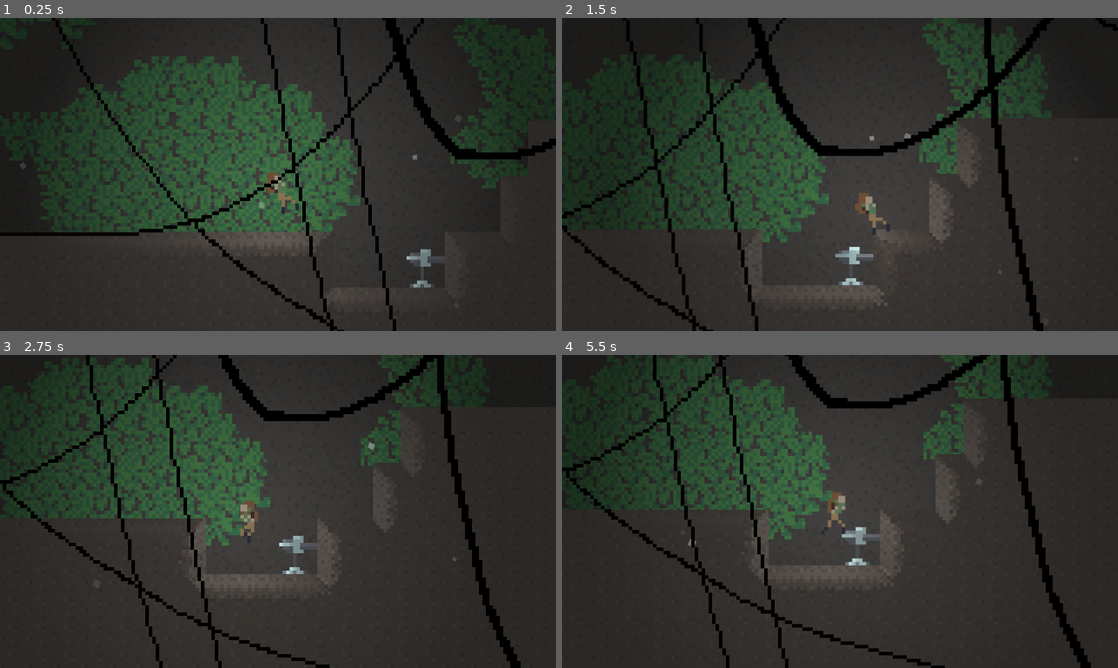
Above: before the commit, frames 1-4 (two rows, left to right).
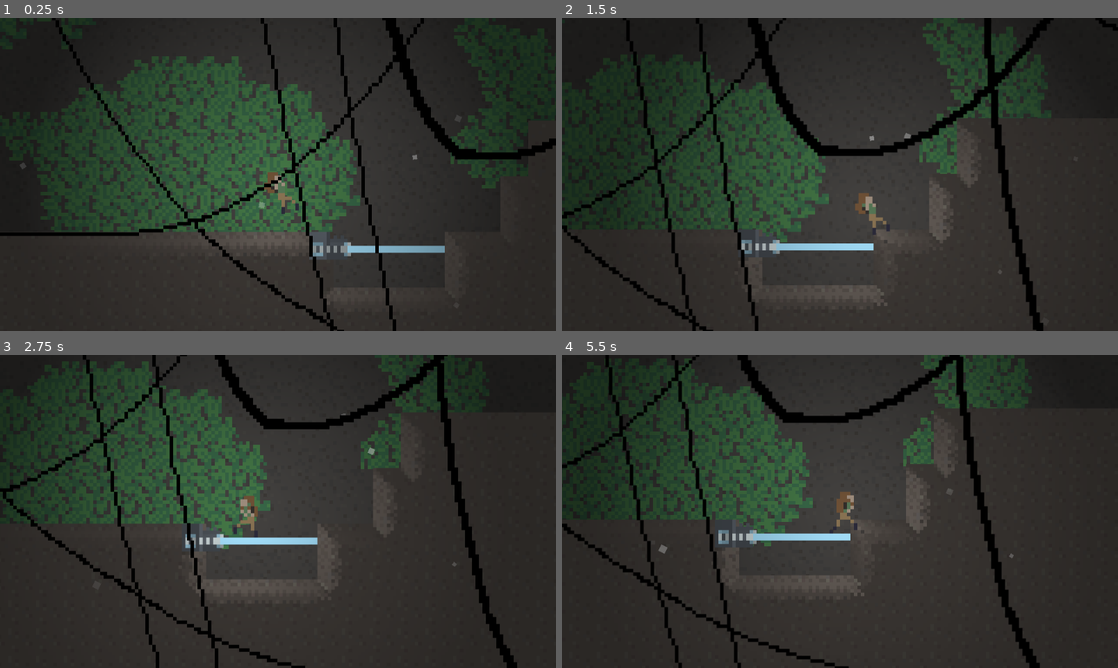
Above: after the commit, the same moments.

Repository: EpicBettaFish/trijam314
Game: Godot game, scene res://scenes/rowanTestScene.tscn
Same seed, same stepped clock (60 frames per second), same inputs: the game is played once before the commit and once after it. The project has no main scene, so this scene is started directly.
Inputs:
- Up to frame 1 (0.25 s): no input
- Up to frame 2 (1.5 s): hold D (right) from 0.53 s (still down); tap Up (jump) at 0.77 s
- Up to frame 3 (2.75 s): tap Up (jump) at 1.52 s; release D (right) at 2.03 s; hold Left (left) from 2.03 s (still down)
- Up to frame 4 (5.5 s): release Left (left) at 2.78 s; hold D (right) 2.78-4.28 s; tap Up (jump) at 3.02, 3.77, 4.52 s; hold Left (left) 4.28-5.03 s; hold D (right) from 5.03 s (still down)

The runs differ from the first frame. In frame 1, 1.0% of the frame differs, in the area x 55-80%, y 68-87%; in frame 2, 0.9%; in frame 3, 12%; in frame 4, 19%, in the area x 0-96%, y 0-100%.

Commit message:
bridge generator visuals

Diff:
--- a/scenes/bridgeProjector.tscn
+++ b/scenes/bridgeProjector.tscn
@@ -1,15 +1,15 @@
 [gd_scene load_steps=7 format=3 uid="uid://co2uejkkf3y16"]
 
 [ext_resource type="Script" uid="uid://bmb8ogv330wpp" path="res://scripts/bridgeProjector.gd" id="1_rt7e1"]
-[ext_resource type="Texture2D" uid="uid://dt1ehpsnwedgx" path="res://assets/sprites/turret.png" id="2_o3qgf"]
-[ext_resource type="Texture2D" uid="uid://bcxw4lj2gyotj" path="res://assets/sprites/turret_norm.png" id="3_jpdkx"]
+[ext_resource type="Texture2D" uid="uid://dfw7vusj6qakf" path="res://assets/sprites/bridge_generator.png" id="2_rt7e1"]
+[ext_resource type="Texture2D" uid="uid://c1g4igwqvune5" path="res://assets/sprites/bridge_generator_normal.png" id="3_rt7e1"]
 
 [sub_resource type="CanvasTexture" id="CanvasTexture_485p4"]
-diffuse_texture = ExtResource("2_o3qgf")
-normal_texture = ExtResource("3_jpdkx")
+diffuse_texture = ExtResource("2_rt7e1")
+normal_texture = ExtResource("3_rt7e1")
 
 [sub_resource type="RectangleShape2D" id="RectangleShape2D_x3mc5"]
-size = Vector2(11, 11)
+size = Vector2(11, 8)
 
 [sub_resource type="RectangleShape2D" id="RectangleShape2D_485p4"]
 size = Vector2(1, 2)
@@ -18,18 +18,24 @@
 script = ExtResource("1_rt7e1")
 
 [node name="Sprite2D" type="Sprite2D" parent="."]
-position = Vector2(0, -6)
+position = Vector2(1, -6)
 texture = SubResource("CanvasTexture_485p4")
-flip_h = true
+hframes = 2
+frame = 1
 
 [node name="CollisionShape2D" type="CollisionShape2D" parent="."]
-position = Vector2(0.5, -5.5)
+position = Vector2(0.5, -4)
 shape = SubResource("RectangleShape2D_x3mc5")
 
 [node name="Raycast" type="RayCast2D" parent="."]
-position = Vector2(0, -8)
+position = Vector2(0, -3)
 target_position = Vector2(1000, 0)
 
 [node name="bridgeCollider" type="CollisionShape2D" parent="."]
-position = Vector2(0.5, -8)
+position = Vector2(0.5, -3)
 shape = SubResource("RectangleShape2D_485p4")
+
+[node name="Line2D" type="Line2D" parent="."]
+position = Vector2(0, -3)
+width = 2.0
+default_color = Color(0.65098, 0.890196, 1, 1)
--- a/scenes/rowanTestScene.tscn
+++ b/scenes/rowanTestScene.tscn
@@ -9,5 +9,4 @@
 position = Vector2(0, 0)
 
 [node name="bridgeProjector" parent="." index="4" instance=ExtResource("2_wlsoq")]
-position = Vector2(74, 24)
-leftFacing = true
+position = Vector2(46, 16)
--- a/scripts/bridgeProjector.gd
+++ b/scripts/bridgeProjector.gd
@@ -2,13 +2,21 @@
 
 @onready var raycast = $Raycast
 @onready var bridgeCollider = $bridgeCollider
+@onready var lineVis = $Line2D
 @export var leftFacing: bool = false
+
+var lineStartPoint = 6
 
 func _ready() -> void:
 	if leftFacing:
+		$Sprite2D.flip_h = true
+		lineStartPoint = -6
 		raycast.target_position.x = -1000
 
 func _process(delta: float) -> void:
 	if raycast.is_colliding():
+		lineVis.clear_points()
+		lineVis.add_point(Vector2(lineStartPoint,0))
 		bridgeCollider.scale.x = to_local(raycast.get_collision_point()).x
 		bridgeCollider.position.x = to_local(raycast.get_collision_point()).x / 2
+		lineVis.add_point(Vector2(to_local(raycast.get_collision_point()).x, 0))
Binary file changed: assets/sprites/bridge_generator_normal.png
